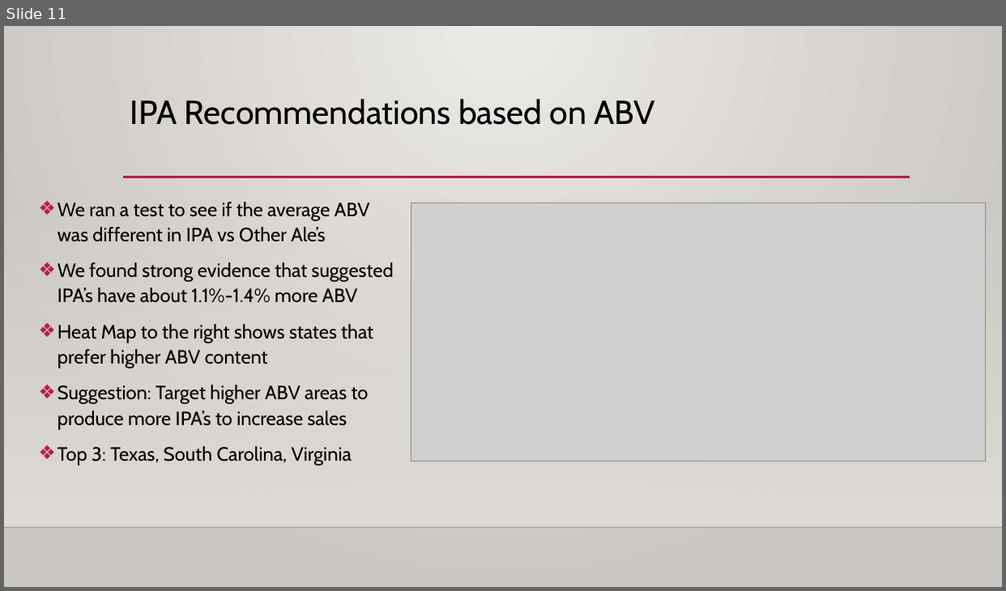
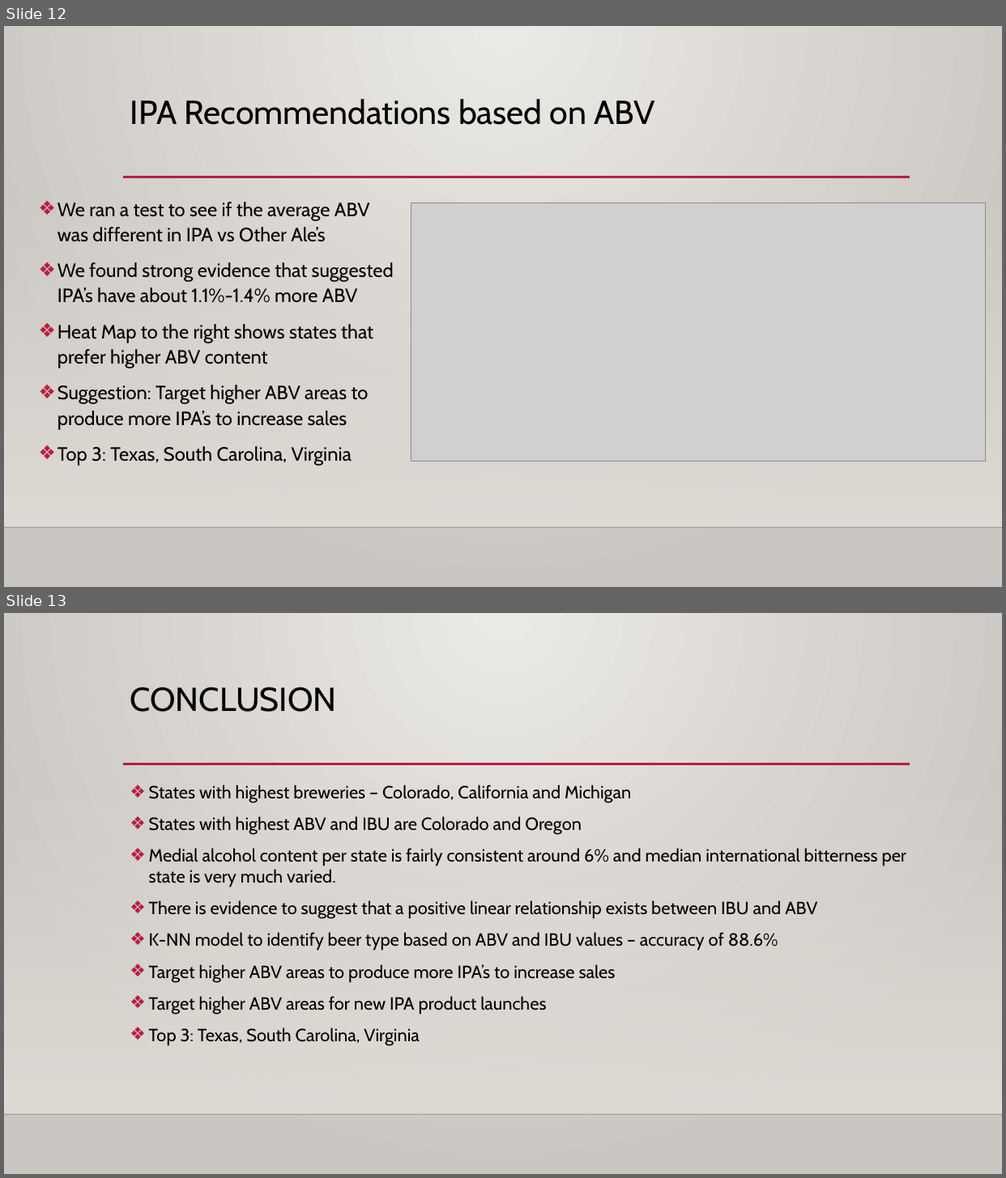
Before and after one commit to Aurian-G/BudweiserBreweryAnalysis, a slide deck: PPT/Case_Study_Analysis_DDS6306.pptx. Shown one above the other, each under a label of ours: slide 11 before the commit, slides 12 and 13 after it. The pictures are 1006x591 and 1006x1178 pixels, drawn with LibreOffice and Linux fonts; fonts in the diff are those of the drawing; grey boxes stand for pictures; background and template pictures are left out. Boxes give left, top, right and bottom in pixels: in the first picture for what was removed or moved away, otherwise in the second. Text is boxed around its words. In the diff, an @@ line names an element or a change of style, - is before the commit and + after.

Commit message:
Added Intro and Conclusion PPT slides

```diff
--- a/PPT/Case_Study_Analysis_DDS6306.pptx
+++ b/PPT/Case_Study_Analysis_DDS6306.pptx
@@ slide 13 added at <box>4,613,1002,1174</box>, background gradient #ECEAE7 to #CAC7C1; not listed: 3 template elements that a slide beside it also shows @@
@@ title added at <box>130,687,337,712</box>, 32 pt, text #000000 @@
+CONCLUSION
@@ text added at <box>149,785,906,1046</box>, 17 pt, text #000000 @@
+❖ States with highest breweries – Colorado, California and Michigan
+❖ States with highest ABV and IBU are Colorado and Oregon
+❖ Medial alcohol content per state is fairly consistent around 6% and median international bitterness per state is very much varied.
+❖ There is evidence to suggest that a positive linear relationship exists between IBU and ABV
+❖ K-NN model to identify beer type based on ABV and IBU values – accuracy of 88.6%
+❖ Target higher ABV areas to produce more IPA’s to increase sales
+❖ Target higher ABV areas for new IPA product launches
+❖ Top 3: Texas, South Carolina, Virginia
@@ what was slide 11 is now slide 12 @@
```
Also in this commit, not shown: 1 slide changed, 1 other slide added.
